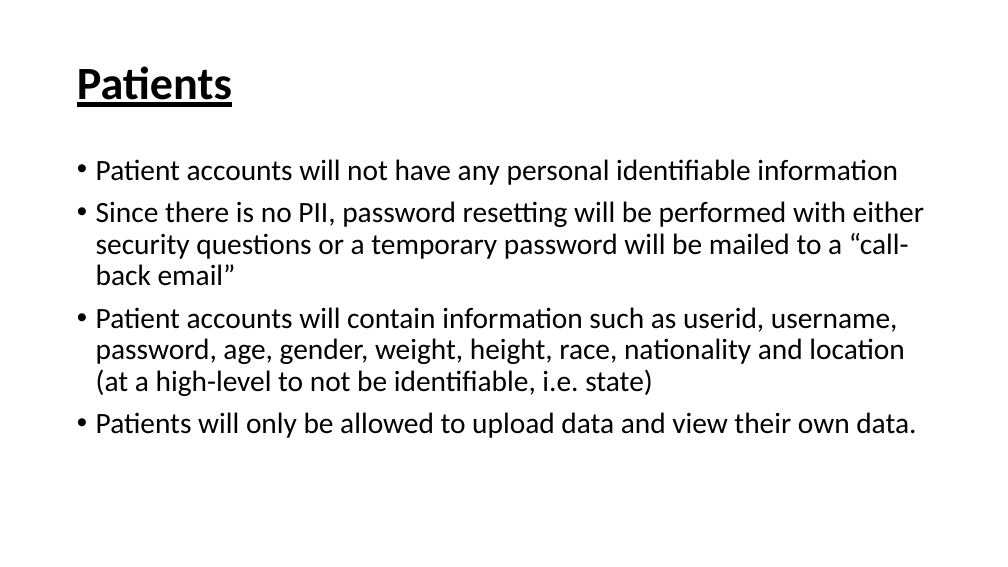
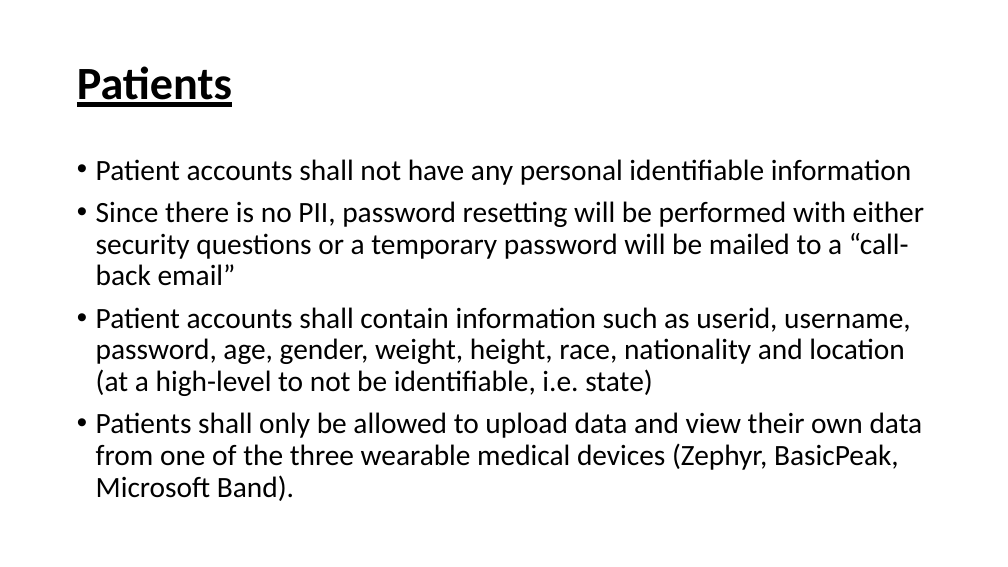
Before and after one commit to trwq63/med656, a slide deck: slide 4 of Misc/Presentation_-_User_Roles.pptx. Drawn at 1008x567 pixels with LibreOffice and Linux fonts; fonts in the diff are those of the drawing. Boxes give left, top, right and bottom in pixels: in the first picture for what was removed or moved away, otherwise in the second. Text is boxed around its words. In the diff, an @@ line names an element or a change of style, - is before the commit and + after.

Commit message:
update

```diff
--- a/Misc/Presentation_-_User_Roles.pptx
+++ b/Misc/Presentation_-_User_Roles.pptx
@@ text at <box>96,159,912,185</box>: text changed @@
-• Patient accounts will not have any personal identifiable information
+• Patient accounts shall not have any personal identifiable information
@@ text at <box>96,307,923,501</box>: text changed @@
-• Patient accounts will contain information such as userid, username, password, age, gender, weight, height, race, nationality and location (at a high-level to not be identifiable, i.e. state)
-• Patients will only be allowed to upload data and view their own data.
+• Patient accounts shall contain information such as userid, username, password, age, gender, weight, height, race, nationality and location (at a high-level to not be identifiable, i.e. state)
+• Patients shall only be allowed to upload data and view their own data from one of the three wearable medical devices (Zephyr, BasicPeak, Microsoft Band).
```
Also in this commit, not shown: 3 other slides changed.
